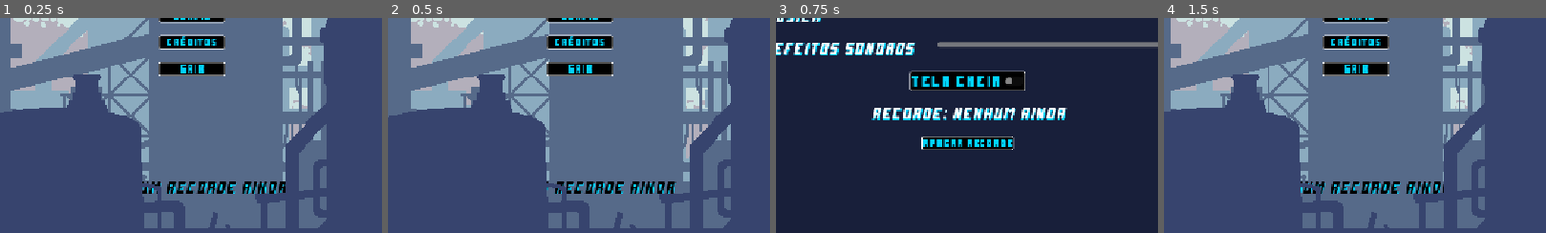
Above: before the commit, frames 1-4 (left to right).
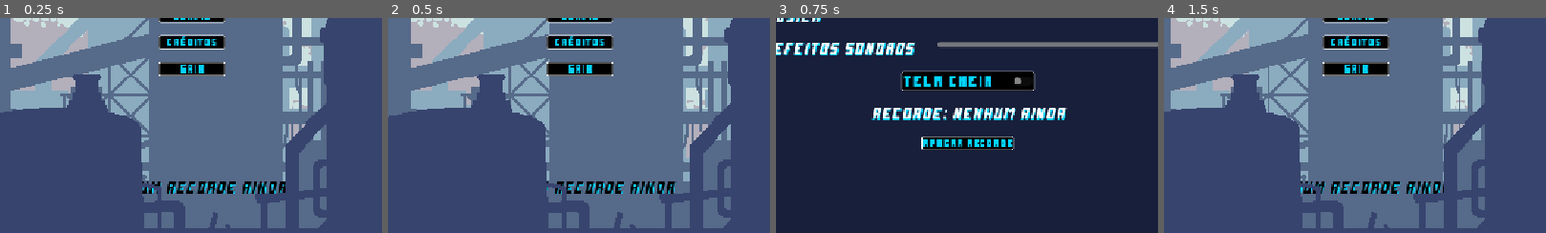
Above: after the commit, the same moments.

Repository: Carlos-Robrt-S/Plataformer-2D-GameDev
Game: Godot game, scene res://Scenes/Paneis/menu.tscn
Two runs of this game, one before a commit and one after it. Both use one fixed random seed, a clock stepped at 60 frames per second and the inputs below.
Inputs:
- Up to frame 1 (0.25 s): no input
- Up to frame 2 (0.5 s): no input
- Up to frame 3 (0.75 s): click "Config" at 0.5 s
- Up to frame 4 (1.5 s): click "Voltar" at 1.25 s
The pictures show only the part of the screen within x 25-75%, y 45-95%; the shares and areas given below are measured in that part.

Frames 1-2 are identical in both runs. In frame 3, 1.5% of the frame differs, in the area x 32-68%, y 24-34%; in frame 4, nothing differs.

Commit message:
adiciona música entre as cenas

Diff:
--- a/plataform/Scenes/Paneis/config.tscn
+++ b/plataform/Scenes/Paneis/config.tscn
@@ -100,6 +100,7 @@
 step = 0.05
 
 [node name="TelaCheia" type="CheckButton" parent="Painel" unique_id=1309105128]
+custom_minimum_size = Vector2(200, 0)
 layout_mode = 2
 size_flags_horizontal = 4
 theme_override_font_sizes/font_size = 24
--- a/plataform/Scenes/Paneis/menu.tscn
+++ b/plataform/Scenes/Paneis/menu.tscn
@@ -9,7 +9,6 @@
 [ext_resource type="Texture2D" uid="uid://1xhdegm0y271" path="res://Assets/atlas/2 Background/2.png" id="4_r0nfg"]
 [ext_resource type="Texture2D" uid="uid://by335lknqbcax" path="res://Assets/atlas/2 Background/1.png" id="5_3xqsy"]
 [ext_resource type="AudioStream" uid="uid://bad6snbx1gnha" path="res://Assets/audio/sfx/button.wav" id="9_hkqhq"]
-[ext_resource type="AudioStream" uid="uid://sokl00l0n7ga" path="res://Assets/audio/music/Caves.ogg" id="10_nkr6g"]
 
 [sub_resource type="StyleBoxFlat" id="StyleBoxFlat_ktxv1"]
 bg_color = Color(0, 0, 0, 0.8352941)
@@ -232,11 +231,6 @@
 stream = ExtResource("9_hkqhq")
 bus = &"SFX"
 
-[node name="Musica" type="AudioStreamPlayer" parent="." unique_id=236953536]
-stream = ExtResource("10_nkr6g")
-autoplay = true
-bus = &"Music"
-
 [connection signal="pressed" from="Botoes/Iniciar" to="." method="_on_iniciar_pressed"]
 [connection signal="pressed" from="Botoes/Config" to="." method="_on_config_pressed"]
 [connection signal="pressed" from="Botoes/Creditos" to="." method="_on_creditos_pressed"]
--- /dev/null
+++ b/plataform/Scenes/Paneis/musica.tscn
@@ -0,0 +1,9 @@
+[gd_scene format=3 uid="uid://c136ytu2k7d0w"]
+
+[ext_resource type="AudioStream" uid="uid://sokl00l0n7ga" path="res://Assets/audio/music/Caves.ogg" id="1_rikf6"]
+
+[node name="Musica" type="AudioStreamPlayer" unique_id=1154749512]
+process_mode = 3
+stream = ExtResource("1_rikf6")
+autoplay = true
+bus = &"Music"
--- a/plataform/Scenes/levels/fase_principal.tscn
+++ b/plataform/Scenes/levels/fase_principal.tscn
@@ -17,7 +17,6 @@
 [ext_resource type="PackedScene" uid="uid://ctmlj38vfy4lp" path="res://Scenes/Paneis/menu_pausa.tscn" id="15_54njk"]
 [ext_resource type="PackedScene" uid="uid://bnrxkmdj7cqar" path="res://Scenes/Paneis/vitoria.tscn" id="16_54njk"]
 [ext_resource type="PackedScene" uid="uid://bqaamtqpaxtx0" path="res://Scenes/Paneis/game_over.tscn" id="17_cde0r"]
-[ext_resource type="AudioStream" uid="uid://sokl00l0n7ga" path="res://Assets/audio/music/Caves.ogg" id="18_nhadk"]
 
 [node name="fase_principal" type="Node2D" unique_id=941231126]
 script = ExtResource("1_squgx")
@@ -257,8 +256,3 @@
 [node name="Vitoria" parent="." unique_id=754664336 instance=ExtResource("16_54njk")]
 
 [node name="GameOver" parent="." unique_id=197417081 instance=ExtResource("17_cde0r")]
-
-[node name="Musica" type="AudioStreamPlayer" parent="." unique_id=744234992]
-stream = ExtResource("18_nhadk")
-autoplay = true
-bus = &"Music"
--- a/plataform/Scripts/menu.gd
+++ b/plataform/Scripts/menu.gd
@@ -17,7 +17,7 @@
 		recorde.text = "Nenhum recorde ainda"
 	else:
 		recorde.text = "Melhor tempo: %s   (rank %s)" % [
-			GameState.formatar(GameState.melhor_tempo),
+			GameState.formatar_tempo(GameState.melhor_tempo),
 			GameState.rank_de(GameState.melhor_tempo),
 		]
 
--- a/plataform/project.godot
+++ b/plataform/project.godot
@@ -22,6 +22,7 @@
 [autoload]
 
 GameState="*uid://dh1q41bksi5fy"
+Musica="*uid://c136ytu2k7d0w"
 
 [display]
 
